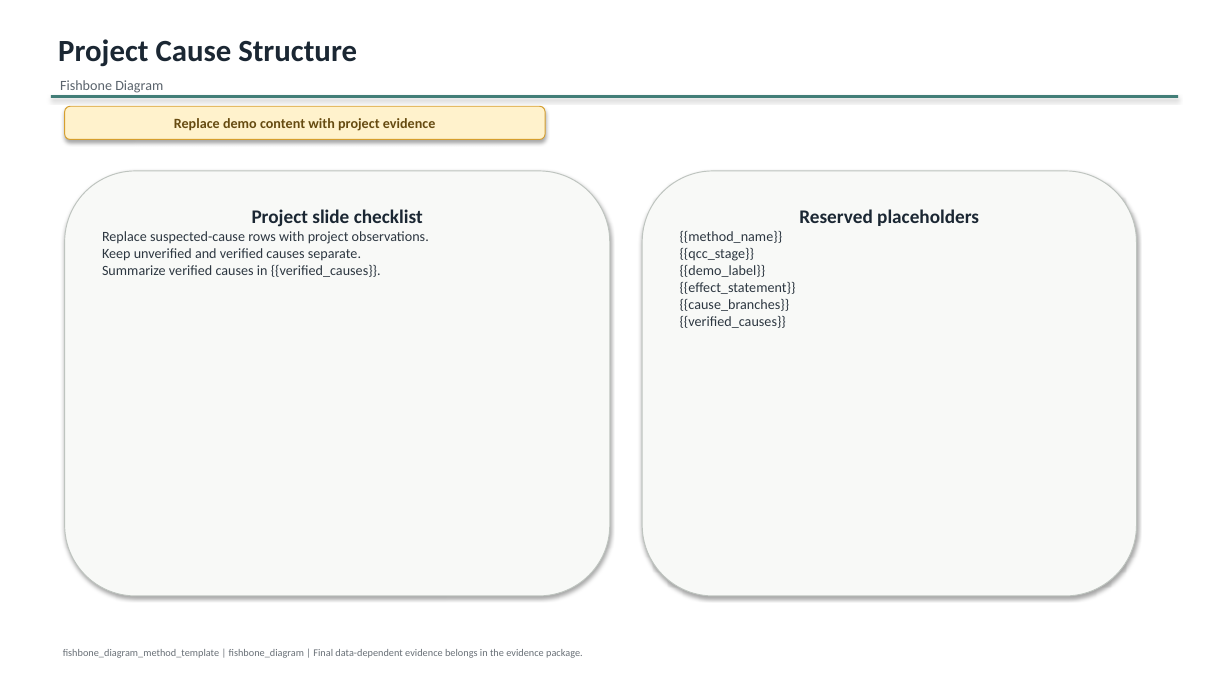
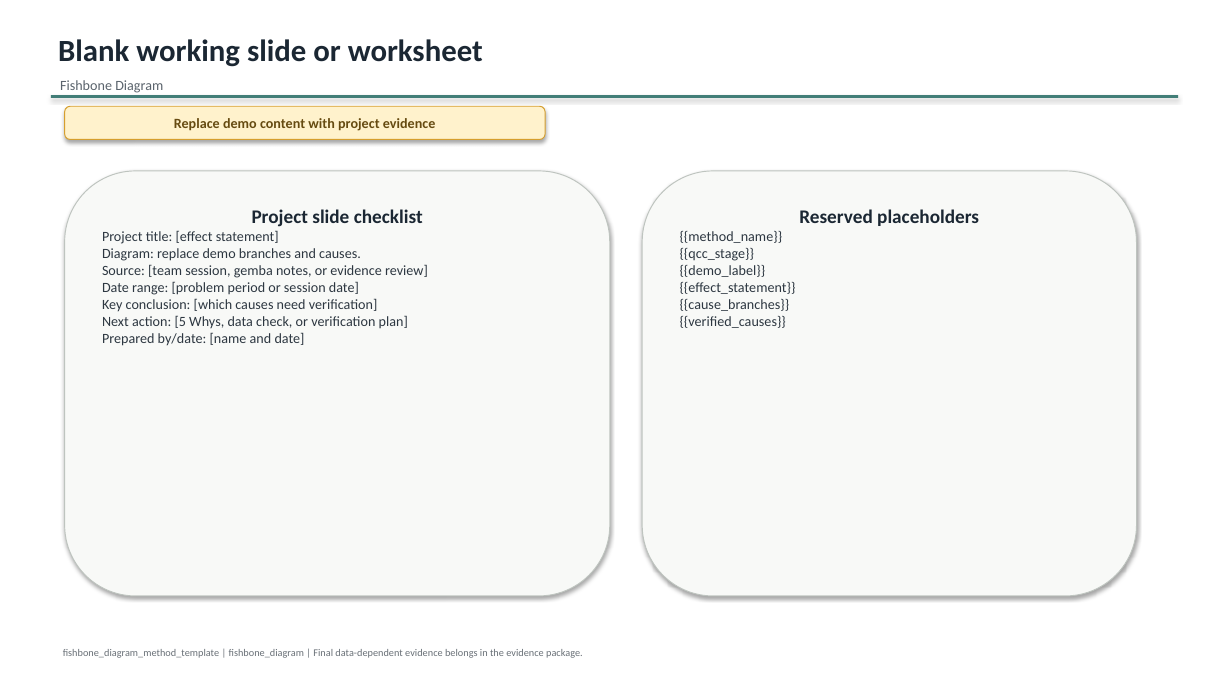
Before and after one commit to xiongxianfei/qcc-toolkit, a slide deck: slide 10 of templates/ppt/methods/fishbone-diagram-template.pptx (slide 4 before the commit). Drawn at 1232x693 pixels with LibreOffice and Linux fonts; fonts in the diff are those of the drawing. Boxes give left, top, right and bottom in pixels: in the first picture for what was removed or moved away, otherwise in the second. Text is boxed around its words. In the diff, an @@ line names an element or a change of style, - is before the commit and + after.

```diff
--- a/templates/ppt/methods/fishbone-diagram-template.pptx
+++ b/templates/ppt/methods/fishbone-diagram-template.pptx
@@ text at [58,39,483,67]: text changed @@
-Project Cause Structure
+Blank working slide or worksheet
@@ text in rounded rectangle at [102,230,428,346]: text changed @@
-Replace suspected-cause rows with project observations.
-Keep unverified and verified causes separate.
-Summarize verified causes in {{verified_causes}}.
+Project title: [effect statement]
+Diagram: replace demo branches and causes.
+Source: [team session, gemba notes, or evidence review]
+Date range: [problem period or session date]
+Key conclusion: [which causes need verification]
+Next action: [5 Whys, data check, or verification plan]
+Prepared by/date: [name and date]
```
Also in this commit, not shown: 1 other slide changed, 6 slides added, 19 other files.
